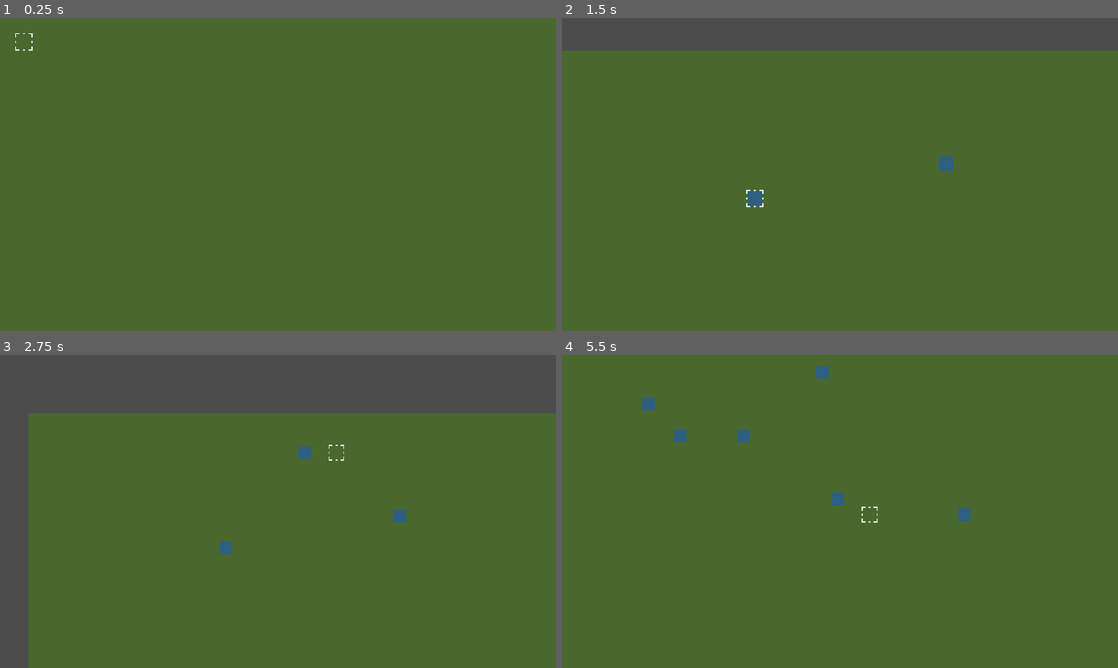
Above: before the commit, frames 1-4 (two rows, left to right).
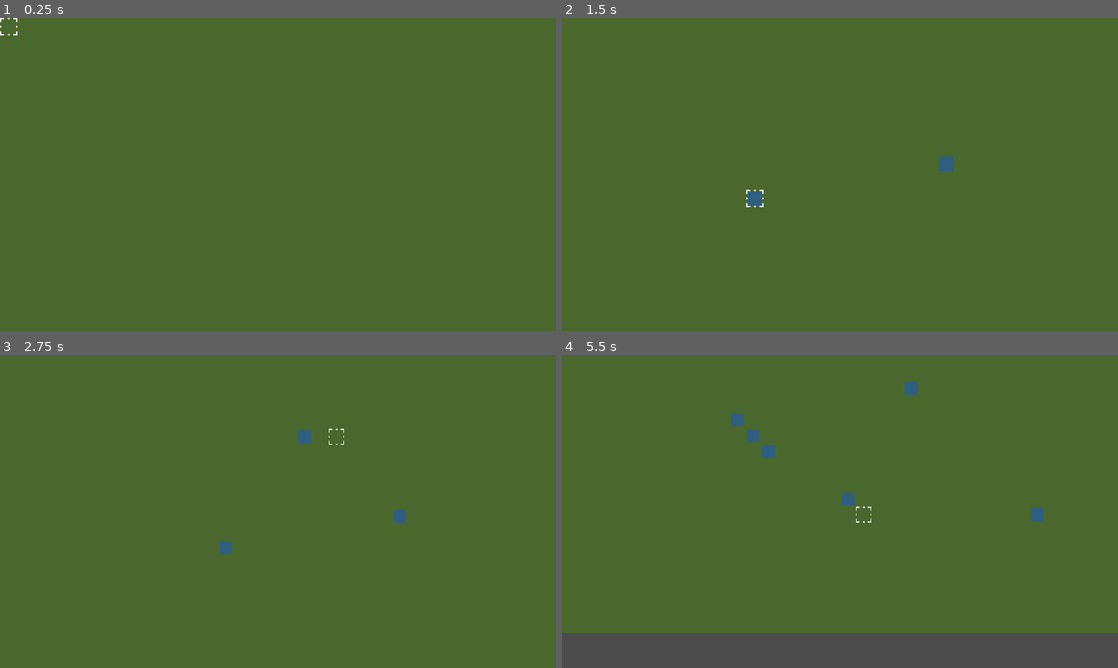
Above: after the commit, the same moments.

Repository: PersonDudeGames/MappingCameraTest
Game: Godot game, scene res://Scenes/Map.tscn
Two runs of this game, one before a commit and one after it. Both use one fixed random seed, a clock stepped at 60 frames per second and the inputs below.
Inputs (mouse positions are in pixels of both pictures, inside the frame that each line leads up to):
- Up to frame 1 (0.25 s): no input
- Up to frame 2 (1.5 s): move the mouse to (962, 158) at 0.52 s; hold Mouse wheel up (zoom_in) 0.53-1.25 s; click (962, 158) at 0.67 s; tap Mouse wheel down (zoom_out) at 0.8 s; tap Enter at 1.25 s; drag from (728, 190) to (812, 237) at 1.27 s
- Up to frame 3 (2.75 s): tap Space at 2 s; move the mouse to (333, 442) at 2.02 s; press the mouse at (333, 442) at 2.03 s; tap Mouse wheel down (zoom_out) at 2.3 s
- Up to frame 4 (5.5 s): release the mouse at (895, 442) at 2.75 s; tap Enter at 2.75, 5 s; drag from (812, 574) to (673, 464) at 2.77 s; tap Space at 3.5 s; move the mouse to (1006, 558) at 3.52 s; hold Mouse wheel up (zoom_in) 3.53-4.25 s; click (1006, 558) at 3.67 s; tap Mouse wheel down (zoom_out) at 3.8, 5.3 s; drag from (673, 464) to (756, 433) at 4.27 s; move the mouse to (867, 511) at 5.02 s; hold Mouse wheel up (zoom_in) from 5.03 s (still down); click (867, 511) at 5.17 s

The runs differ from the first frame. In frame 1, less than 0.1% of the frame differs, in the area x 0-6%, y 0-11%; in frame 2, 10%; in frame 3, 23%, in the area x 0-100%, y 0-100%; in frame 4, 12%.

Commit message:
Edge scrolling that works with zoom

Diff:
--- a/Scenes/CameraController.tscn
+++ b/Scenes/CameraController.tscn
@@ -1,8 +1,55 @@
-[gd_scene load_steps=2 format=2]
+[gd_scene load_steps=6 format=2]
 
 [ext_resource path="res://Scripts/CameraController.gd" type="Script" id=1]
+
+[sub_resource type="RectangleShape2D" id=1]
+extents = Vector2( 512, 10 )
+
+[sub_resource type="RectangleShape2D" id=2]
+extents = Vector2( 10, 288 )
+
+[sub_resource type="RectangleShape2D" id=3]
+extents = Vector2( 512, 10 )
+
+[sub_resource type="RectangleShape2D" id=4]
+extents = Vector2( 10, 288 )
 
 [node name="CameraController" type="Camera2D"]
 anchor_mode = 0
 current = true
 script = ExtResource( 1 )
+
+[node name="EdgeScroll" type="CanvasLayer" parent="."]
+
+[node name="Top" type="Area2D" parent="EdgeScroll"]
+position = Vector2( 512, 8 )
+
+[node name="CollisionShape2D" type="CollisionShape2D" parent="EdgeScroll/Top"]
+shape = SubResource( 1 )
+
+[node name="Right" type="Area2D" parent="EdgeScroll"]
+position = Vector2( 1016, 288 )
+
+[node name="CollisionShape2D" type="CollisionShape2D" parent="EdgeScroll/Right"]
+shape = SubResource( 2 )
+
+[node name="Bottom" type="Area2D" parent="EdgeScroll"]
+position = Vector2( 512, 568 )
+
+[node name="CollisionShape2D" type="CollisionShape2D" parent="EdgeScroll/Bottom"]
+shape = SubResource( 3 )
+
+[node name="Left" type="Area2D" parent="EdgeScroll"]
+position = Vector2( 8, 288 )
+
+[node name="CollisionShape2D" type="CollisionShape2D" parent="EdgeScroll/Left"]
+shape = SubResource( 4 )
+
+[connection signal="mouse_entered" from="EdgeScroll/Top" to="." method="_on_Top_mouse_entered"]
+[connection signal="mouse_exited" from="EdgeScroll/Top" to="." method="_on_Top_mouse_exited"]
+[connection signal="mouse_entered" from="EdgeScroll/Right" to="." method="_on_Right_mouse_entered"]
+[connection signal="mouse_exited" from="EdgeScroll/Right" to="." method="_on_Right_mouse_exited"]
+[connection signal="mouse_entered" from="EdgeScroll/Bottom" to="." method="_on_Bottom_mouse_entered"]
+[connection signal="mouse_exited" from="EdgeScroll/Bottom" to="." method="_on_Bottom_mouse_exited"]
+[connection signal="mouse_entered" from="EdgeScroll/Left" to="." method="_on_Left_mouse_entered"]
+[connection signal="mouse_exited" from="EdgeScroll/Left" to="." method="_on_Left_mouse_exited"]
--- a/Scripts/CameraController.gd
+++ b/Scripts/CameraController.gd
@@ -1,4 +1,6 @@
 extends Camera2D
+
+var Direction = preload("res://Scripts/Direction.gd").Direction
 
 var _threshold := 24
 var _step := 4
@@ -6,20 +8,35 @@
 var events := {}
 var last_drag_distance := 0
 var zoom_sensitivity := 10
-onready var viewport_size = get_viewport().size
+var scroll_direction := 0
 
-func _process(delta: float) -> void:
-	var local_mouse_pos = get_local_mouse_position()
+onready var up_left = Direction.UP + Direction.LEFT
+onready var up_right = Direction.UP + Direction.RIGHT
+onready var down_left = Direction.DOWN + Direction.LEFT
+onready var down_right = Direction.DOWN + Direction.RIGHT
 
-	if local_mouse_pos.x < _threshold:
-		position.x -= _step
-	elif local_mouse_pos.x > viewport_size.x - _threshold:
-		position.x += _step
-
-	if local_mouse_pos.y < _threshold:
-		position.y -= _step
-	elif local_mouse_pos.y > viewport_size.y - _threshold:
-		position.y += _step
+func _process(_delta: float) -> void:
+	match scroll_direction:
+		Direction.UP:
+			position.y -= _step
+		Direction.DOWN:
+			position.y += _step
+		Direction.LEFT:
+			position.x -= _step
+		Direction.RIGHT:
+			position.x += _step
+		up_left:
+			position.y -= _step
+			position.x -= _step
+		up_right:
+			position.y -= _step
+			position.x += _step
+		down_left:
+			position.y += _step
+			position.x -= _step
+		down_right:
+			position.y += _step
+			position.x += _step
 
 func _zoom_in() -> void:
 	zoom.x = clamp(zoom.x - _zoom_step, 0.1, zoom.x)
@@ -32,10 +49,8 @@
 func _unhandled_input(event: InputEvent) -> void:
 	if event.is_action_pressed("zoom_in"):
 		_zoom_in()
-		viewport_size = get_viewport().size
 	elif event.is_action_pressed("zoom_out"):
 		_zoom_out()
-		viewport_size = get_viewport().size
 	elif event is InputEventScreenTouch:
 		if event.is_pressed():
 			events[event.index] = event
@@ -53,3 +68,35 @@
 				else:
 					_zoom_in()
 				last_drag_distance = drag_distance
+
+
+func _on_Top_mouse_entered() -> void:
+	scroll_direction += Direction.UP
+
+
+func _on_Top_mouse_exited() -> void:
+	scroll_direction -= Direction.UP
+
+
+func _on_Right_mouse_entered() -> void:
+	scroll_direction += Direction.RIGHT
+
+
+func _on_Right_mouse_exited() -> void:
+	scroll_direction -= Direction.RIGHT
+
+
+func _on_Bottom_mouse_entered() -> void:
+	scroll_direction += Direction.DOWN
+
+
+func _on_Bottom_mouse_exited() -> void:
+	scroll_direction -= Direction.DOWN
+
+
+func _on_Left_mouse_entered() -> void:
+	scroll_direction += Direction.LEFT
+
+
+func _on_Left_mouse_exited() -> void:
+	scroll_direction -= Direction.LEFT
